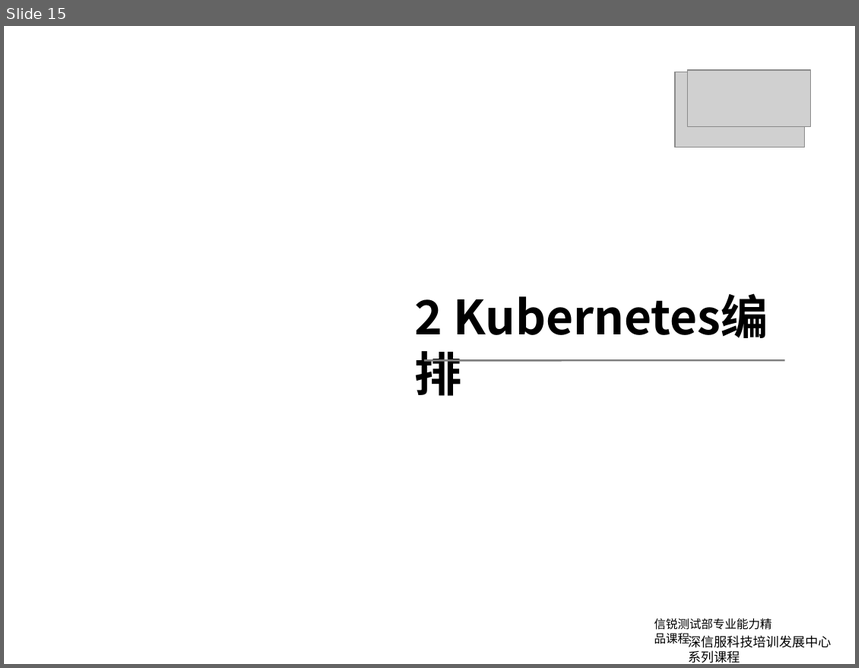
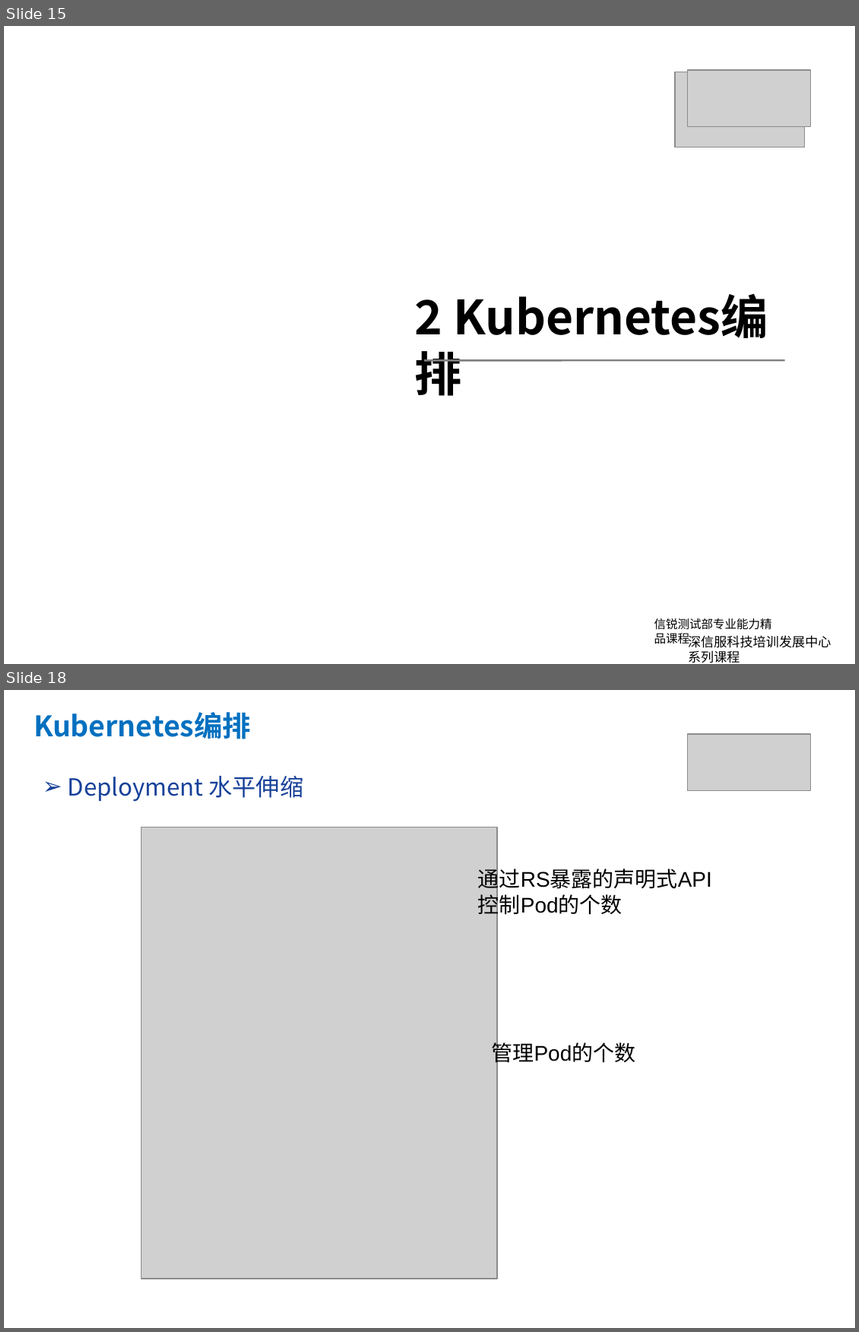
Before and after one commit to yubowen0525/k8s_from_basic_to_advanced, a slide deck: lession2/kubernetes第二课.pptx. Shown one above the other, each under a label of ours: slide 15 before the commit, slides 15 and 18 after it; the slides between them are not shown. The pictures are 859x668 and 859x1332 pixels, drawn with LibreOffice and Linux fonts; fonts in the diff are those of the drawing; grey boxes stand for pictures; background and template pictures are left out. Boxes give left, top, right and bottom in pixels: in the first picture for what was removed or moved away, otherwise in the second. Text is boxed around its words. In the diff, an @@ line names an element or a change of style, - is before the commit and + after.

```diff
--- a/lession2/kubernetes第二课.pptx
+++ b/lession2/kubernetes第二课.pptx
@@ slide 18 added at (4,690,855,1328), background #FFFFFF @@
@@ text added at (34,712,251,739), 24 pt, text #0070C0, bold @@
+Kubernetes编排
@@ picture added at (687,734,810,790) @@
@@ text added at (68,776,304,802), 20 pt, text #184199 @@
+➢ Deployment 水平伸缩
@@ picture added at (141,828,496,1280) @@
@@ text added at (478,866,712,919), 18 pt, text #000000 @@
+通过RS暴露的声明式API
+控制Pod的个数
@@ text added at (492,1040,636,1067), 18 pt, text #000000 @@
+管理Pod的个数
```
Also in this commit, not shown: 2 slides changed, 5 other slides added, 11 slides removed, 9 other files.
